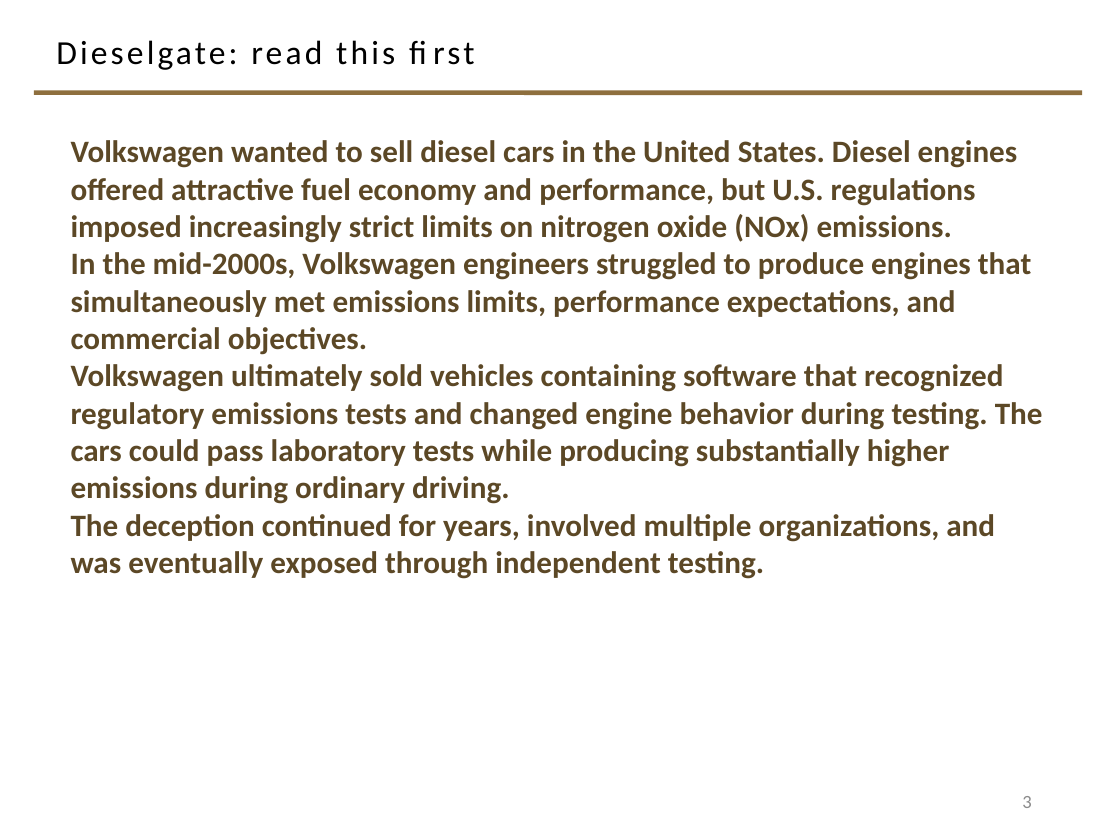
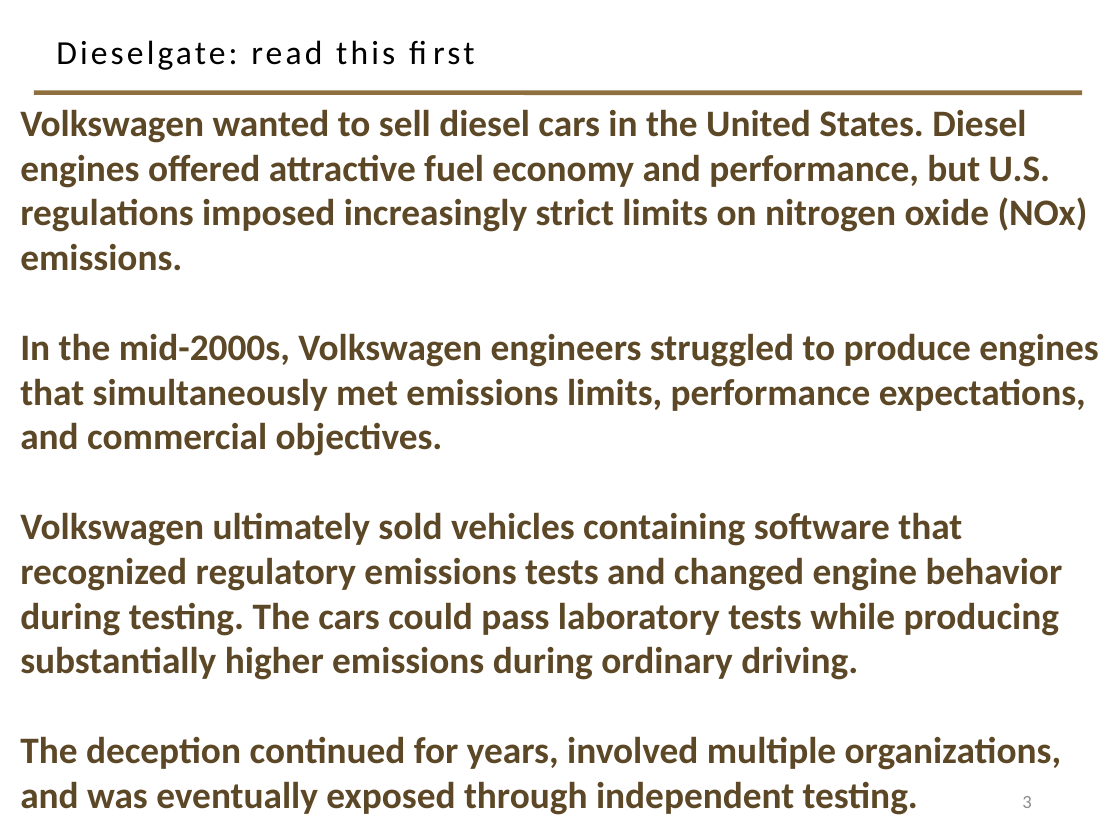
Before and after one commit to davisjam/model-based-agentic-software-engineering, a slide deck: slide 3 of course/lectures/act-2-delegation-and-control/04-failure-aware-engineering/2-4-Failure-Aware-Engineering.pptx. Drawn at 1120x840 pixels with LibreOffice and Linux fonts; fonts in the diff are those of the drawing; background and template pictures are left out. Boxes give left, top, right and bottom in pixels: in the first picture for what was removed or moved away, otherwise in the second. Text is boxed around its words. In the diff, an @@ line names an element or a change of style, - is before the commit and + after.

Commit message:
deck 2-4: fold in the author's editing pass
Author's own edits, made directly in the deck and copied back in. Verified additive, not
a revert: their copy already carried the phase-6 layout fixes (both ColumnHeading pairs
at 14pt, the 28pt closing), so nothing of the prior pass is lost.

Seven slides changed:
- 5  "DOJ: VW engineers concluded …" — names the company
- 8  drops the "Reconsidered, and continued." prefix I had added when folding the old
     2007 slide in, and breaks the sustain-question label across two lines
- 9  DOJ quote split from the lead sentence
- 10 "improve the defeat device !" — the irony gets its punctuation
- 11 the penalty and the settlements become separate lines
- 13 "Useful but narrow." — comma dropped
- 17 breadth axis relabelled: Broader / Less / More / structure, replacing
     BROADER / NARROWER CAUSAL BOUNDARY / more structure represented

Integrity verified before commit: 34 slides, 0 duplicate zip entries, zip CRC clean,
check_pptx_opc PASS, check_pptx_schema PASS. A copy of the incoming file is parked at
/tmp/deck-downloads-backup-261015.0930.pptx.

```diff
--- a/course/lectures/act-2-delegation-and-control/04-failure-aware-engineering/2-4-Failure-Aware-Engineering.pptx
+++ b/course/lectures/act-2-delegation-and-control/04-failure-aware-engineering/2-4-Failure-Aware-Engineering.pptx
@@ text "Volkswagen wanted to sell diesel ...": place and size @@
-text "Volkswagen wanted to sell diesel ..." at [71,140,1043,579]
+text "Volkswagen wanted to sell diesel ..." at [20,109,1098,815]
@@ text "Volkswagen wanted to sell diesel ..." at [20,109,1098,815]: size 20 to 24 pt @@
```
Also in this commit, not shown: 8 other slides changed.
